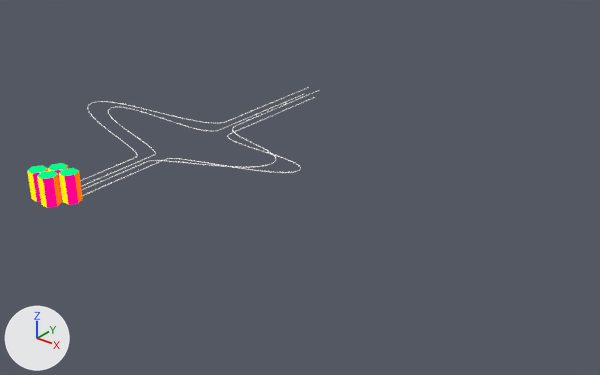
One commit to the Blender file experiments/split_and_join/split_and_join.blend: the scene before it, then after it.
Camera for both pictures: a 50 mm lens placed at (53.0, -20.9, 21.5), pointed at (24.1, 15.2, -0.9). The lights are fixed; the arrows at lower left show +X, +Y and +Z.

In view in the first picture: 'BezierCurve.001', 'BezierCurve.002', 'BezierCurve.003', 'BezierCurve.004', 'actor.001', 'actor.002', 'actor.003', 'actor.004'.
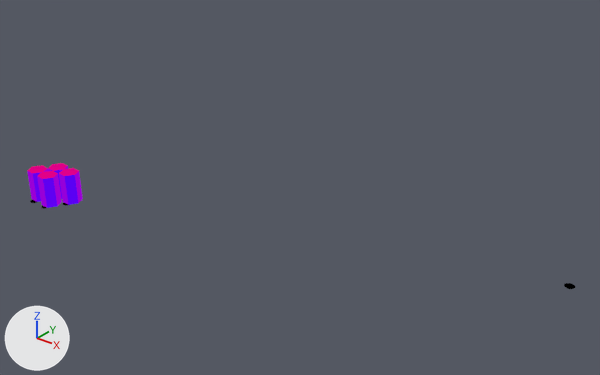
Patch to the scene script:
```diff
--- a/experiments/split_and_join/split_and_join.blend.py
+++ b/experiments/split_and_join/split_and_join.blend.py
@@ mat_sides @@
+mat_sides = bpy.data.materials.new('sides')
+# nodes: Emission, Math, Mix, ObjectInfo, OutputMaterial, SeparateXYZ, TexCoord, TexNoise, ValToRGB, Value
+# colours: red #ff0000, blue #0000ff
@@ mat_top @@
+mat_top = bpy.data.materials.new('top')
+# nodes: Emission, Math, Mix, ObjectInfo, OutputMaterial, SeparateXYZ, TexCoord, TexNoise, ValToRGB, Value
+# colours: red #ff0000, blue #0000ff
@@ me_cylinder_002 @@
 me_cylinder_002.from_pydata(...)  # 12 vertices, 7 faces; spans x -0.48..0.48, y -0.56..0.56, z 0.0..1.8
 # used by ob_actor_001; parent = ob_beziercurve_001; location = (16.48, 8.769, 0.0)
+# me_cylinder_002 part 1: all 6 faces centred in x -0.48..0.48, y -0.42..0.42, z 0.9 switch from mat_white to mat_sides
+me_cylinder_002.materials.append(mat_top)
@@ cu_beziercurve_009 @@
 _sp = cu_beziercurve_009.splines.new('BEZIER'); _sp.bezier_points.add(4)
 _sp.order_v = 0
-cu_beziercurve_009.materials.append(mat_material)  # white #ffffff
+cu_beziercurve_009.materials.append(mat_black)  # black #000000
 cu_beziercurve_009.path_duration = 80
@@ cu_beziercurve_009 @@
 cu_beziercurve_009.use_path_follow = True
-cu_beziercurve_009.bevel_depth = 0.03
+cu_beziercurve_009.bevel_depth = 0.05
 cu_beziercurve_009.eval_time = 1.0
@@ cu_beziercurve_004 @@
 _sp = cu_beziercurve_004.splines.new('BEZIER'); _sp.bezier_points.add(4)
 _sp.order_v = 0
-cu_beziercurve_004.materials.append(mat_material)  # white #ffffff
+cu_beziercurve_004.materials.append(mat_black)  # black #000000
 cu_beziercurve_004.path_duration = 80
@@ cu_beziercurve_004 @@
 cu_beziercurve_004.use_path_follow = True
-cu_beziercurve_004.bevel_depth = 0.03
+cu_beziercurve_004.bevel_depth = 0.05
 cu_beziercurve_004.eval_time = 1.0
@@ cu_beziercurve_006 @@
 _sp = cu_beziercurve_006.splines.new('BEZIER'); _sp.bezier_points.add(4)
 _sp.order_v = 0
-cu_beziercurve_006.materials.append(mat_material)  # white #ffffff
+cu_beziercurve_006.materials.append(mat_black)  # black #000000
 cu_beziercurve_006.path_duration = 80
@@ cu_beziercurve_006 @@
 cu_beziercurve_006.use_path_follow = True
-cu_beziercurve_006.bevel_depth = 0.03
+cu_beziercurve_006.bevel_depth = 0.05
 cu_beziercurve_006.eval_time = 1.0
@@ cu_beziercurve_007 @@
 _sp = cu_beziercurve_007.splines.new('BEZIER'); _sp.bezier_points.add(4)
 _sp.order_v = 0
-cu_beziercurve_007.materials.append(mat_material)  # white #ffffff
+cu_beziercurve_007.materials.append(mat_black)  # black #000000
 cu_beziercurve_007.path_duration = 80
@@ cu_beziercurve_007 @@
 cu_beziercurve_007.use_path_follow = True
-cu_beziercurve_007.bevel_depth = 0.03
+cu_beziercurve_007.bevel_depth = 0.05
 cu_beziercurve_007.eval_time = 1.0
@@ ob_beziercurve_001 @@
 ob_beziercurve_001.rotation_euler = (0.0, 0.0, 0.629)  # degrees (0, 0, 36)
+ob_beziercurve_001.hide_render = True
@@ ob_actor_003 @@
-ob_actor_003 = bpy.data.objects.new('actor.003', me_cylinder_003)
+ob_actor_003 = bpy.data.objects.new('actor.003', me_cylinder_002)
 ob_actor_003.parent = ob_beziercurve_003
@@ ob_beziercurve_003 @@
 ob_beziercurve_003.rotation_euler = (0.0, 0.0, 0.629)  # degrees (0, 0, 36)
+ob_beziercurve_003.hide_render = True
@@ ob_actor_002 @@
-ob_actor_002 = bpy.data.objects.new('actor.002', me_cylinder_008)
+ob_actor_002 = bpy.data.objects.new('actor.002', me_cylinder_002)
 ob_actor_002.parent = ob_beziercurve_002
@@ ob_beziercurve_002 @@
 ob_beziercurve_002.rotation_euler = (0.0, 0.0, 0.629)  # degrees (0, 0, 36)
+ob_beziercurve_002.hide_render = True
@@ ob_actor_004 @@
-ob_actor_004 = bpy.data.objects.new('actor.004', me_cylinder_009)
+ob_actor_004 = bpy.data.objects.new('actor.004', me_cylinder_002)
 ob_actor_004.parent = ob_beziercurve_004
@@ ob_beziercurve_004 @@
 ob_beziercurve_004.rotation_euler = (0.0, 0.0, 0.629)  # degrees (0, 0, 36)
+ob_beziercurve_004.hide_render = True
@@ ob_start_mark_004 @@
+ob_start_mark_004 = bpy.data.objects.new('start_mark.004', me_circle_004)  # 32 vertices, 1 face; spans x -1.0..1.0, y -1.0..1.0, z 0.0; in mat_black (black #000000)
+ob_start_mark_004.location = (16.2, 3.86, 0.0)
+ob_start_mark_004.scale = (0.257, 0.257, 0.257)
@@ ob_start_mark_002 @@
+ob_start_mark_002 = bpy.data.objects.new('start_mark.002', me_circle_004.copy())
+ob_start_mark_002.location = (15.58, 2.89, 0.0)
+ob_start_mark_002.scale = (0.257, 0.257, 0.257)
@@ ob_start_mark_001 @@
+ob_start_mark_001 = bpy.data.objects.new('start_mark.001', me_circle_004.copy())
+ob_start_mark_001.location = (14.51, 2.89, 0.0)
+ob_start_mark_001.scale = (0.257, 0.257, 0.257)
@@ ob_start_mark @@
+ob_start_mark = bpy.data.objects.new('start_mark', me_circle_004.copy())
+ob_start_mark.location = (42.0, 13.37, 0.0)
+ob_start_mark.scale = (0.257, 0.257, 0.257)
```

Location of each change, [x1, y1, x2, y2] in pixels of the pictures (600 x 375 px):
'BezierCurve.004', hidden: before [82, 97, 315, 197]
'BezierCurve.002', hidden: before [61, 90, 320, 200]
'BezierCurve.001', hidden: before [80, 87, 309, 181]
'BezierCurve.003', hidden: before [81, 94, 304, 187]
'start_mark', added: after [564, 283, 575, 289]
'start_mark.001', added: after [30, 200, 37, 203]
part 1 of me_cylinder_002, recoloured: before [27, 168, 48, 202]; after [27, 166, 83, 208]
